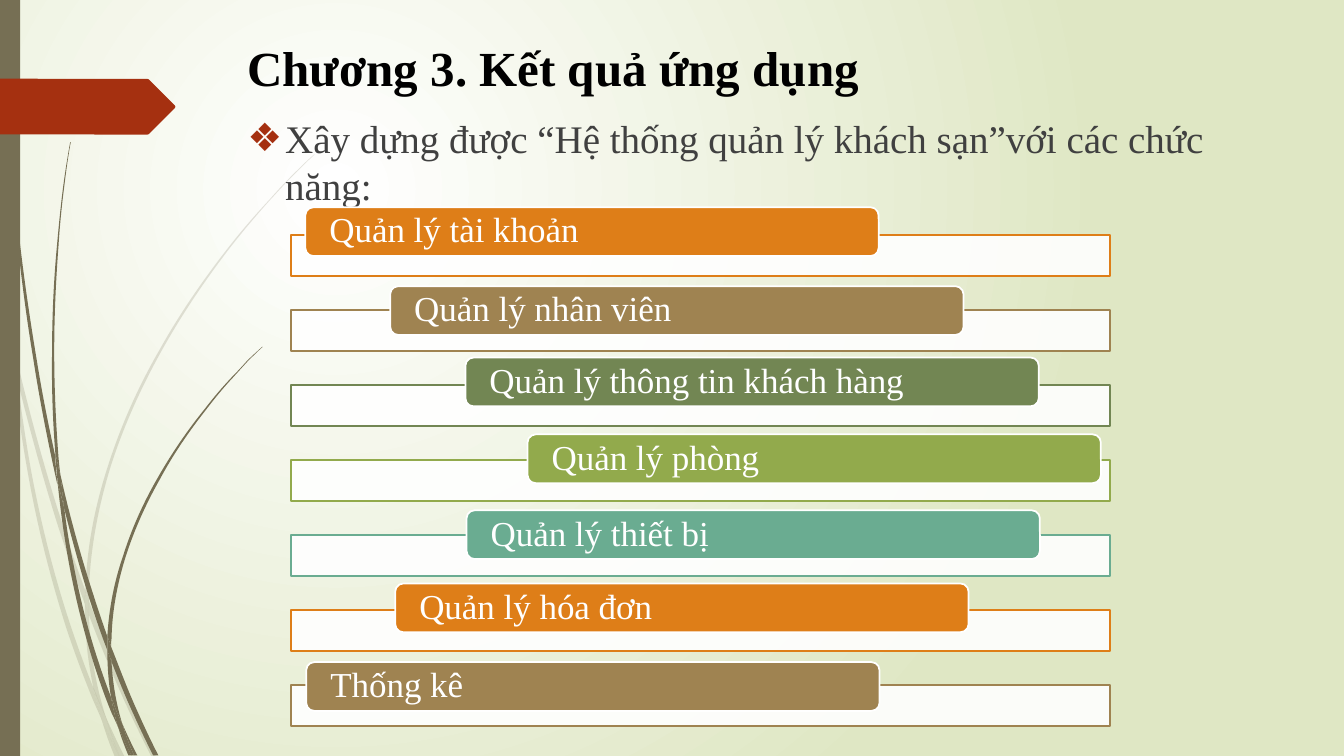
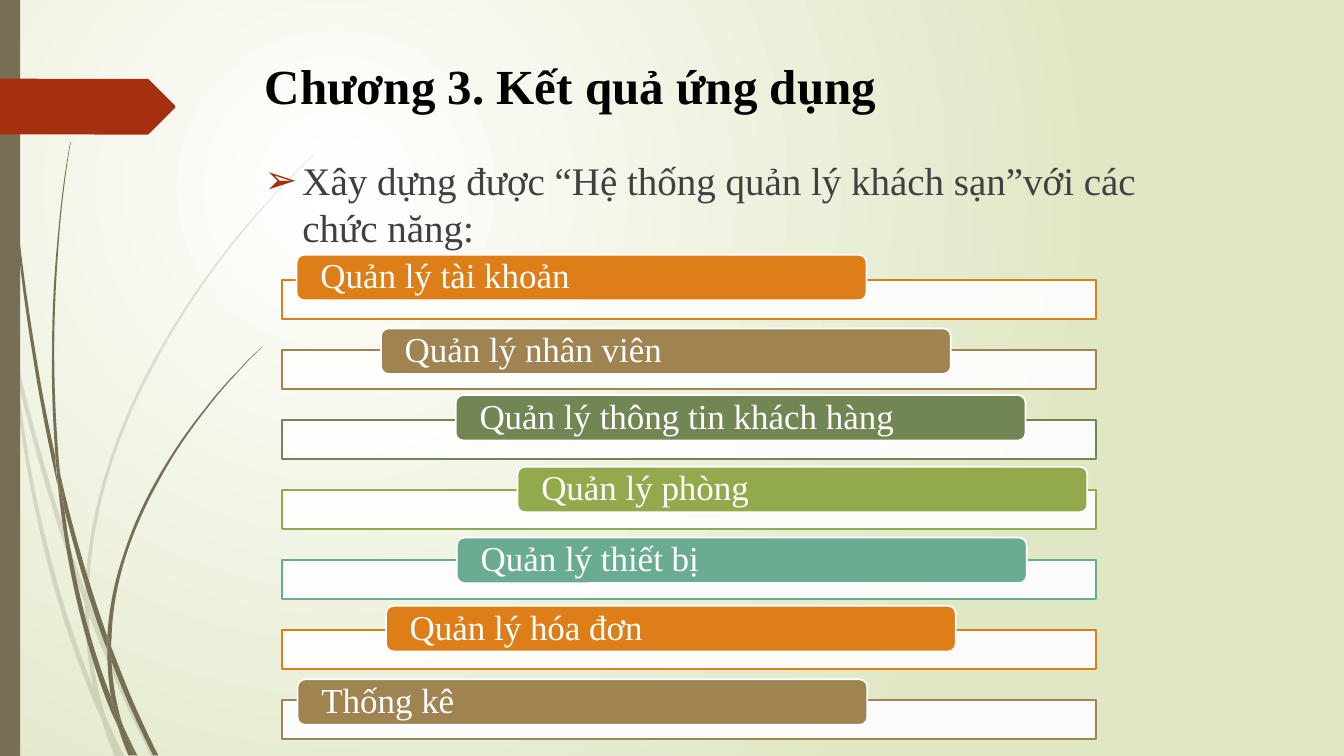
Before and after one commit to tienvothien/qlks_2019, a slide deck: slide 6 of BÁO CÁO KHÓA LUẬN TỐT NGHIỆP mới.pptx (slide 5 before the commit). Drawn at 1344x756 pixels with LibreOffice and Linux fonts; fonts in the diff are those of the drawing. Boxes give left, top, right and bottom in pixels: in the first picture for what was removed or moved away, otherwise in the second. Text is boxed around its words. In the diff, an @@ line names an element or a change of style, - is before the commit and + after.

```diff
--- a/BÁO CÁO KHÓA LUẬN TỐT NGHIỆP mới.pptx
+++ b/BÁO CÁO KHÓA LUẬN TỐT NGHIỆP mới.pptx
@@ title "Chương 3. Kết quả ứng ...": place and size @@
-title "Chương 3. Kết quả ứng ..." at (247, 50, 859, 96)
+title "Chương 3. Kết quả ứng ..." at (265, 68, 876, 114)
@@ text "Xây dựng được “Hệ thống ...": place and size @@
-text "Xây dựng được “Hệ thống ..." at (285, 124, 1203, 207)
+text "Xây dựng được “Hệ thống ..." at (302, 166, 1136, 249)
@@ text "Xây dựng được “Hệ thống ..." at (302, 166, 1136, 249): bullet ❖ to ➢ @@
@@ rounded rectangle: place and size @@
-rounded rectangle at (306, 208, 879, 256)
+rounded rectangle at (296, 255, 866, 300)
@@ text "Quản lý tài khoản": place and size @@
-text "Quản lý tài khoản" at (329, 217, 578, 250)
+text "Quản lý tài khoản" at (320, 263, 569, 296)
@@ rectangle: place and size @@
-rectangle at (291, 235, 1111, 276)
+rectangle at (282, 280, 1097, 320)
@@ rounded rectangle: place and size @@
-rounded rectangle at (390, 286, 964, 335)
+rounded rectangle at (381, 329, 951, 374)
@@ rectangle: place and size @@
-rectangle at (291, 310, 1111, 351)
+rectangle at (282, 351, 1097, 390)
@@ text "Quản lý nhân viên": place and size @@
-text "Quản lý nhân viên" at (414, 296, 671, 329)
+text "Quản lý nhân viên" at (405, 337, 662, 369)
@@ rounded rectangle: place and size @@
-rounded rectangle at (466, 358, 1040, 406)
+rounded rectangle at (456, 395, 1025, 441)
@@ text "Quản lý thông tin khách ...": place and size @@
-text "Quản lý thông tin khách ..." at (489, 368, 904, 400)
+text "Quản lý thông tin khách ..." at (480, 404, 894, 436)
@@ rectangle: place and size @@
-rectangle at (291, 385, 1111, 426)
+rectangle at (282, 420, 1097, 460)
@@ rounded rectangle: place and size @@
-rounded rectangle at (527, 435, 1101, 483)
+rounded rectangle at (517, 467, 1087, 512)
@@ text "Quản lý phòng": place and size @@
-text "Quản lý phòng" at (552, 445, 759, 477)
+text "Quản lý phòng" at (541, 475, 749, 508)
@@ rectangle: place and size @@
-rectangle at (291, 460, 1111, 501)
+rectangle at (282, 490, 1097, 529)
@@ rounded rectangle: place and size @@
-rounded rectangle at (467, 510, 1041, 559)
+rounded rectangle at (457, 537, 1026, 583)
@@ rectangle: place and size @@
-rectangle at (291, 534, 1111, 576)
+rectangle at (282, 561, 1097, 600)
@@ text "Quản lý thiết bị": place and size @@
-text "Quản lý thiết bị" at (491, 520, 709, 553)
+text "Quản lý thiết bị" at (481, 545, 699, 579)
@@ rounded rectangle: place and size @@
-rounded rectangle at (395, 584, 969, 632)
+rounded rectangle at (386, 606, 956, 651)
@@ text "Quản lý hóa đơn": place and size @@
-text "Quản lý hóa đơn" at (419, 594, 652, 626)
+text "Quản lý hóa đơn" at (410, 615, 642, 647)
@@ rectangle: place and size @@
-rectangle at (291, 610, 1111, 651)
+rectangle at (282, 630, 1097, 669)
@@ rounded rectangle: place and size @@
-rounded rectangle at (307, 662, 880, 711)
+rounded rectangle at (297, 680, 867, 725)
@@ text "Thống kê": place and size @@
-text "Thống kê" at (330, 671, 463, 705)
+text "Thống kê" at (321, 687, 454, 720)
@@ rectangle: place and size @@
-rectangle at (291, 685, 1111, 726)
+rectangle at (282, 701, 1097, 740)
```
Also in this commit, not shown: 4 other slides changed, 2 slides added, 16 other files.
